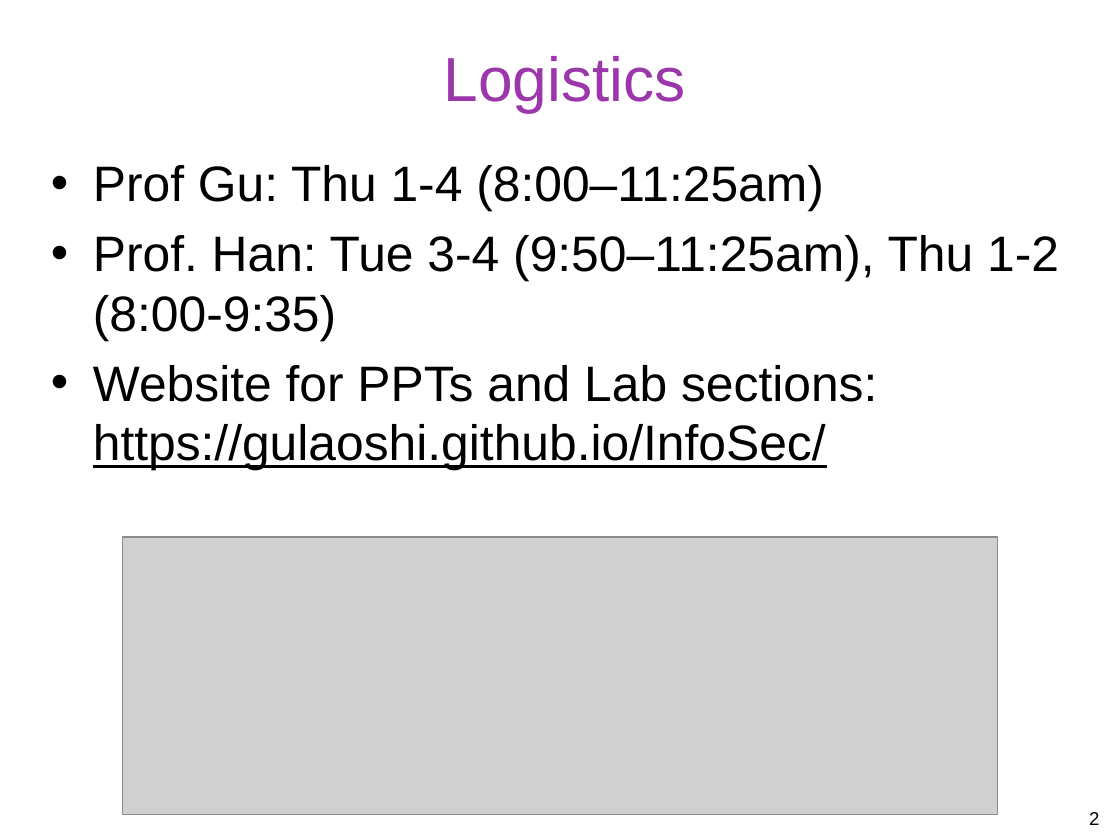
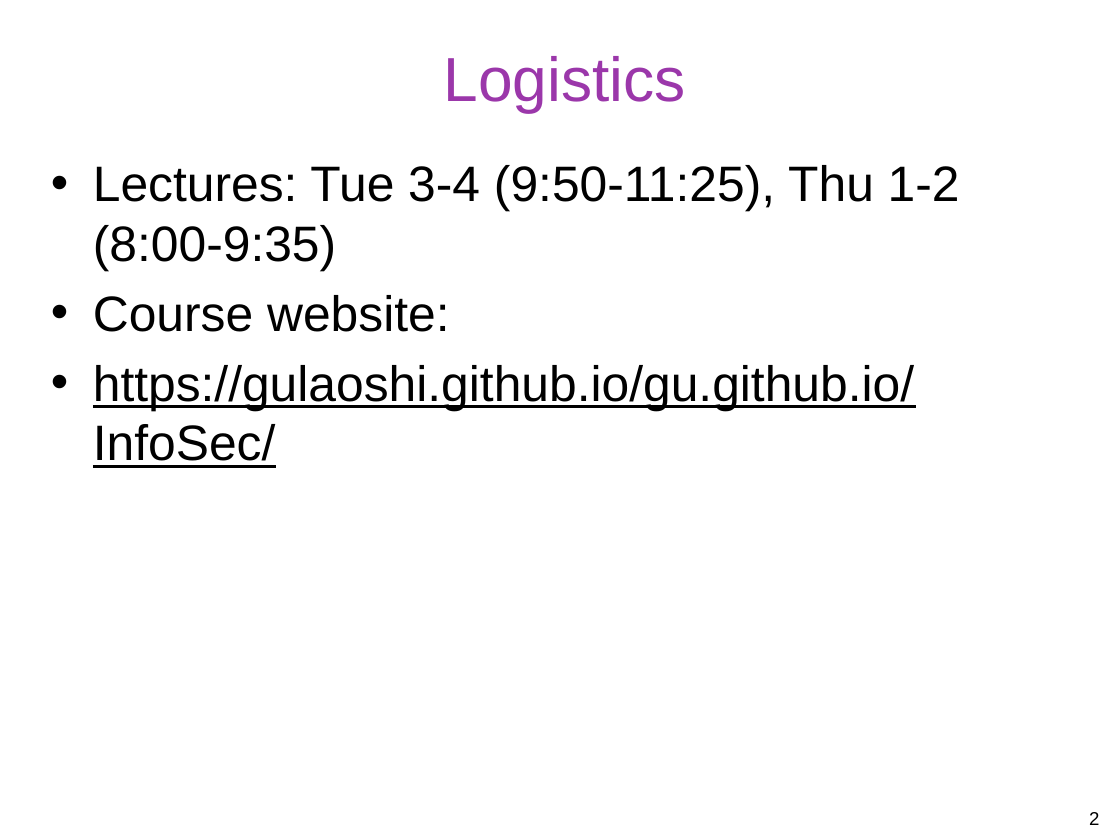
Before and after one commit to gulaoshi/gu.github.io, a slide deck: slide 2 of InfoSec/PPTs/L0-Introduction.pptx. Drawn at 1120x840 pixels with LibreOffice and Linux fonts; fonts in the diff are those of the drawing; grey boxes stand for pictures. Boxes give left, top, right and bottom in pixels: in the first picture for what was removed or moved away, otherwise in the second. Text is boxed around its words. In the diff, an @@ line names an element or a change of style, - is before the commit and + after.

```diff
--- a/InfoSec/PPTs/L0-Introduction.pptx
+++ b/InfoSec/PPTs/L0-Introduction.pptx
@@ text at (93,165,960,468): text changed @@
-• Prof Gu: Thu 1-4 (8:00–11:25am)
-• Prof. Han: Tue 3-4 (9:50–11:25am), Thu 1-2 (8:00-9:35)
-• Website for PPTs and Lab sections: https://gulaoshi.github.io/InfoSec/
+• Lectures: Tue 3-4 (9:50-11:25), Thu 1-2 (8:00-9:35)
+• Course website:
+• https://gulaoshi.github.io/gu.github.io/InfoSec/
@@ picture removed at (123,538,998,815) @@
```
Also in this commit, not shown: 3 other slides changed, 1 slide removed, 15 other files.
